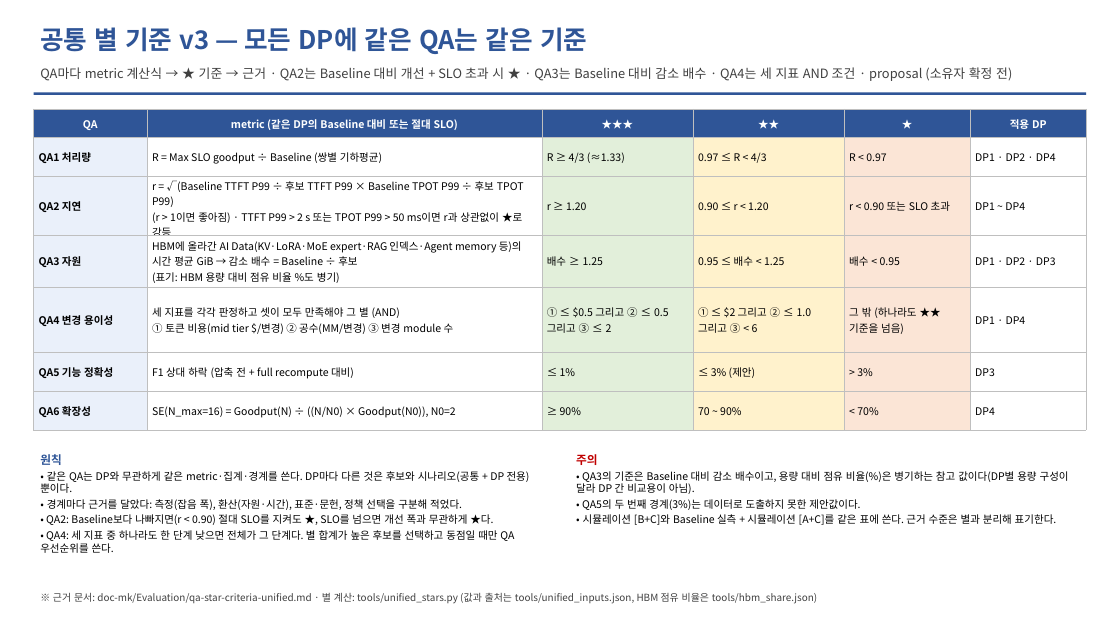
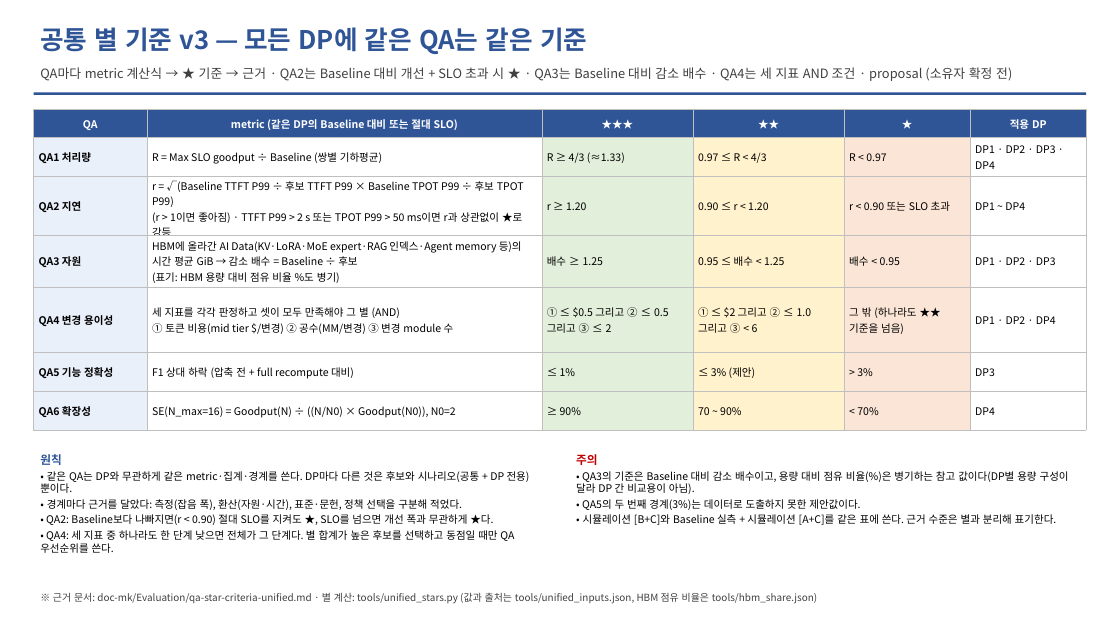
Before and after one commit to mkim0628/vllm, a slide deck: slide 12 of doc-mk/DP-overview-qa-unified.pptx. Drawn at 1120x630 pixels with LibreOffice and Linux fonts; fonts in the diff are those of the drawing. Boxes give left, top, right and bottom in pixels: in the first picture for what was removed or moved away, otherwise in the second. Text is boxed around its words. In the diff, an @@ line names an element or a change of style, - is before the commit and + after.

```diff
--- a/doc-mk/DP-overview-qa-unified.pptx
+++ b/doc-mk/DP-overview-qa-unified.pptx
@@ table at <box>34,109,1086,430</box> @@
-row 2, column 6: DP1 · DP2 · DP4
+row 2, column 6: DP1 · DP2 · DP3 · DP4
-row 5, column 6: DP1 · DP4
+row 5, column 6: DP1 · DP2 · DP4
```
Also in this commit, not shown: 11 other slides changed, 3 slides added, 15 other files.
